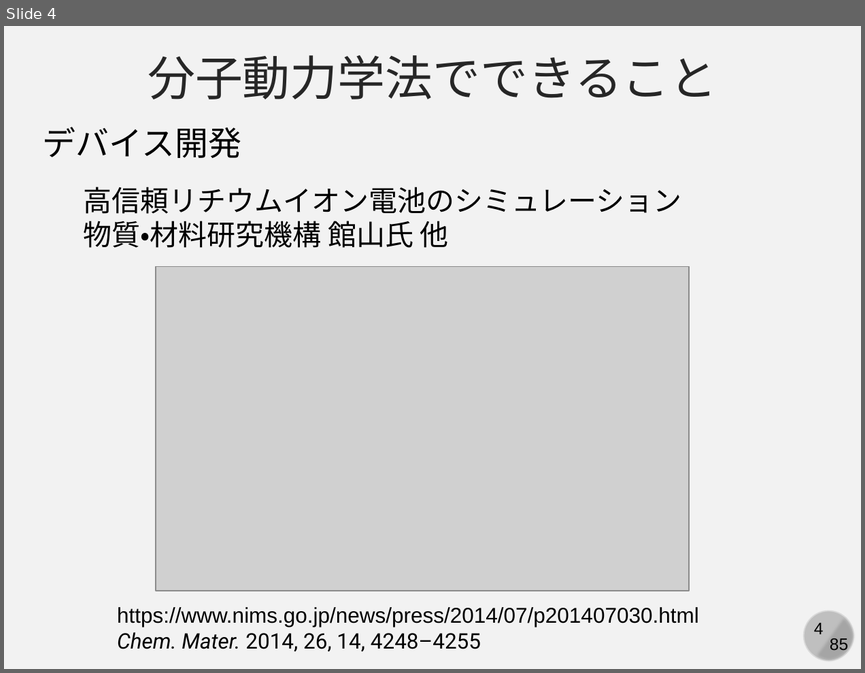
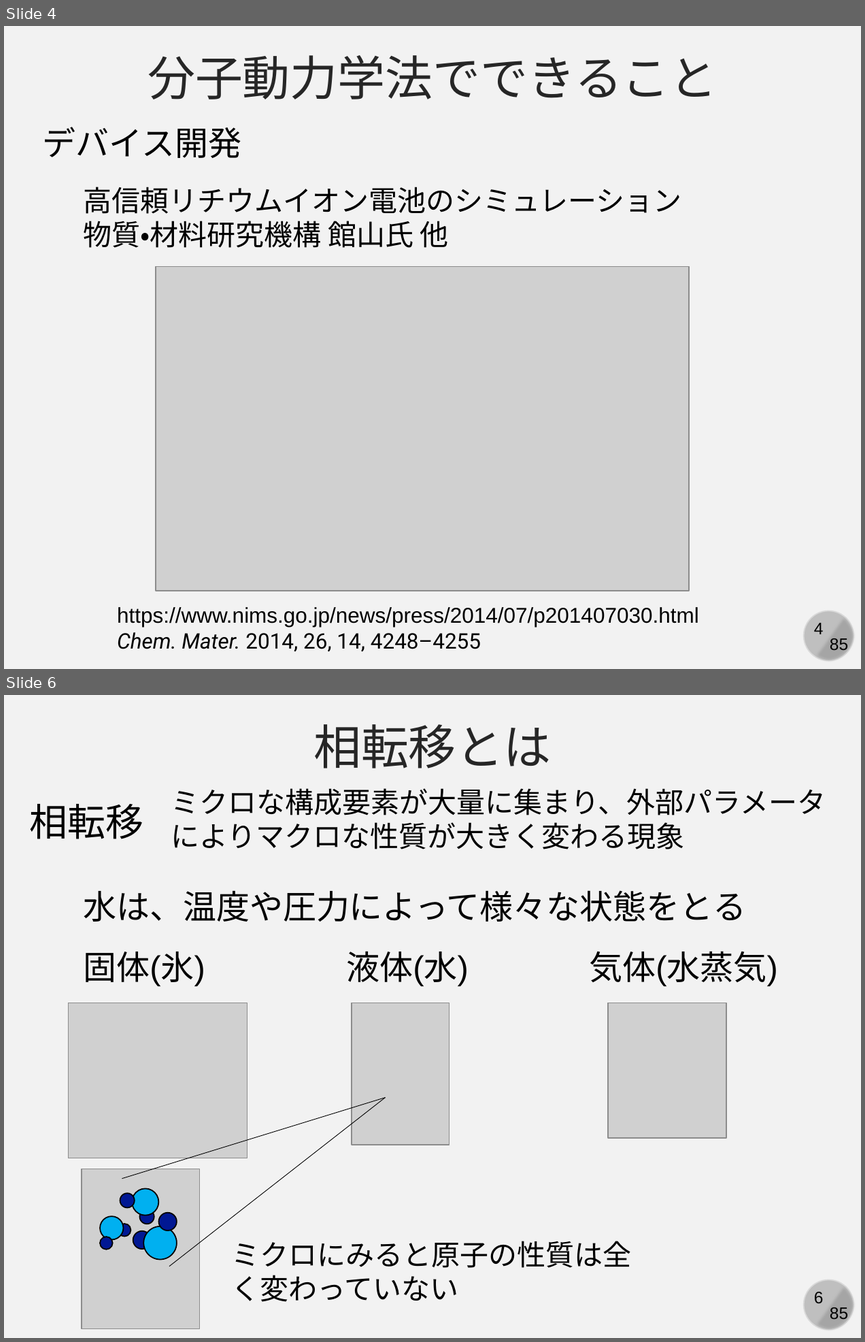
Before and after one commit to kaityo256/yamagata2022, a slide deck: 05_md_advanced/yamagata05.pptx. Shown one above the other, each under a label of ours: slide 4 before the commit, slides 4 and 6 after it; the slides between them are not shown. The pictures are 865x673 and 865x1342 pixels, drawn with LibreOffice and Linux fonts; fonts in the diff are those of the drawing; grey boxes stand for pictures. Boxes give left, top, right and bottom in pixels: in the first picture for what was removed or moved away, otherwise in the second. Text is boxed around its words. In the diff, an @@ line names an element or a change of style, - is before the commit and + after.

```diff
--- a/05_md_advanced/yamagata05.pptx
+++ b/05_md_advanced/yamagata05.pptx
@@ slide 6 added at [4,695,861,1338], background #F2F2F2; not listed: 4 template elements that a slide beside it also shows @@
@@ text added at [313,724,551,768], 40 pt, text #262626 @@
+相転移とは
@@ text added at [171,788,825,849], 24 pt, text #000000 @@
+ミクロな構成要素が大量に集まり、外部パラメータによりマクロな性質が大きく変わる現象
@@ text added at [29,804,143,839], 32 pt, text #000000 @@
+相転移
@@ text added at [84,890,747,921], 28 pt, text #000000 @@
+水は、温度や圧力によって様々な状態をとる
@@ text added at [84,951,205,986], 28 pt, text #000000 @@
+固体(氷)
@@ text added at [347,951,468,986], 28 pt, text #000000 @@
+液体(水)
@@ text added at [589,951,778,986], 28 pt, text #000000 @@
+気体(水蒸気)
@@ picture added at [68,1002,247,1157] @@
@@ picture added at [352,1002,449,1144] @@
@@ picture added at [608,1002,726,1137] @@
@@ line added from (385, 1097) to (122, 1178), #000000 0.5 pt @@
@@ line added from (169, 1266) to (385, 1097), #000000 0.5 pt @@
@@ group added at [82,1169,201,1329]: 9 ellipses, 1 picture @@
@@ text added at [232,1240,632,1302], 24 pt, text #000000 @@
+ミクロにみると原子の性質は全く変わっていない
```
Also in this commit, not shown: 1 slide changed, 1 other slide added, 1 other file.
